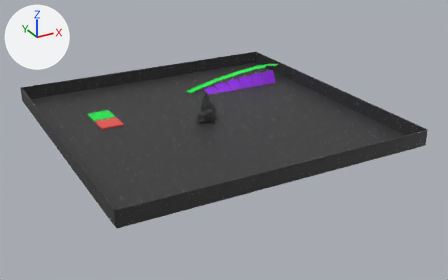
What one commit did to the glTF model assets/models/scene.glb.
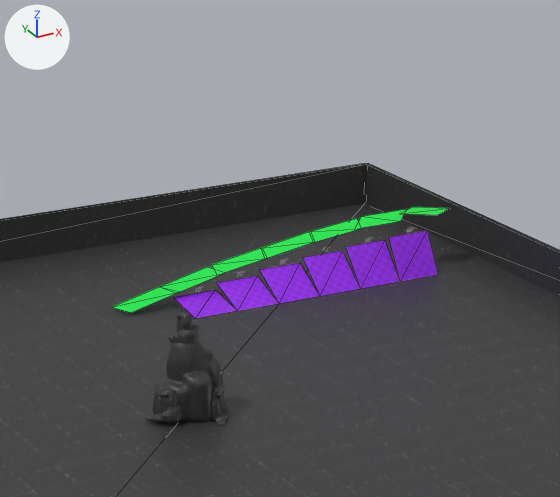
Old and new are each drawn whole from a 50 mm lens placed at (-356.0, -695.0, 313.0), pointed at (13.0, -26.0, -21.0) and again close up on the part from 35% to 69% of the width and 2% to 51% of the height. Every picture has the same lights, and +X, +Y and +Z are marked at upper left. The close-ups show mesh edges as thin lines. Where no turn or scale is listed for an object, it has been applied to the vertices.

Names of what the first close-up shows: '10', '20', '30', '40', '50', '60', 'Floor', 'Ramp', 'Rock', 'Rock.002', 'Wall.001', 'Wall.003'.
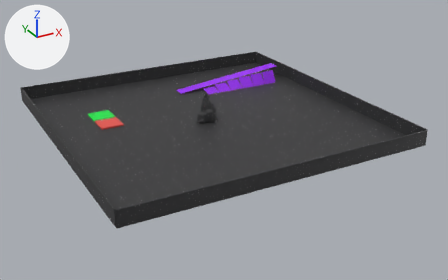
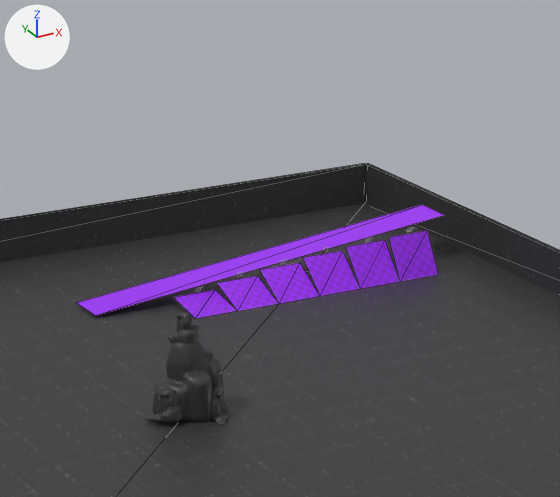
Commit message: replace ugly ramp

Location of each change, (x1, y1, x2, y2) in pixels of the close-ups (560 x 497 px):
'Plane', added: after (77, 205, 444, 316)
'Ramp', deleted (green): before (112, 207, 450, 313)

The change, as a diff of the scene's bpy script:
```diff
--- a/assets/models/scene.glb.py
+++ b/assets/models/scene.glb.py
@@ img_texture_07 @@
+img_texture_07 = load_image('texture_07', '_unpacked/texture_07', 1024, 1024, 'sRGB')
@@ mat_material_placeholder_ramp @@
+mat_material_placeholder_ramp = bpy.data.materials.new('Material.Placeholder.Ramp')
+# uses the picture img_texture_07
@@ me_plane_003 @@
+me_plane_003.from_pydata(...)  # 4 vertices, 2 faces; spans x -86.0..86.0, y -9.0..9.0, z -9.0..9.0
+me_plane_003.materials.append(mat_material_placeholder_ramp)
@@ ob_ramp @@
-ob_ramp = bpy.data.objects.new('Ramp', me_plane_008)
-ob_ramp.location = (0.0, 0.0, 0.0)
@@ ob_plane @@
+ob_plane = bpy.data.objects.new('Plane', me_plane_003)
+ob_plane.location = (100.0, 120.0, 11.2)
```
